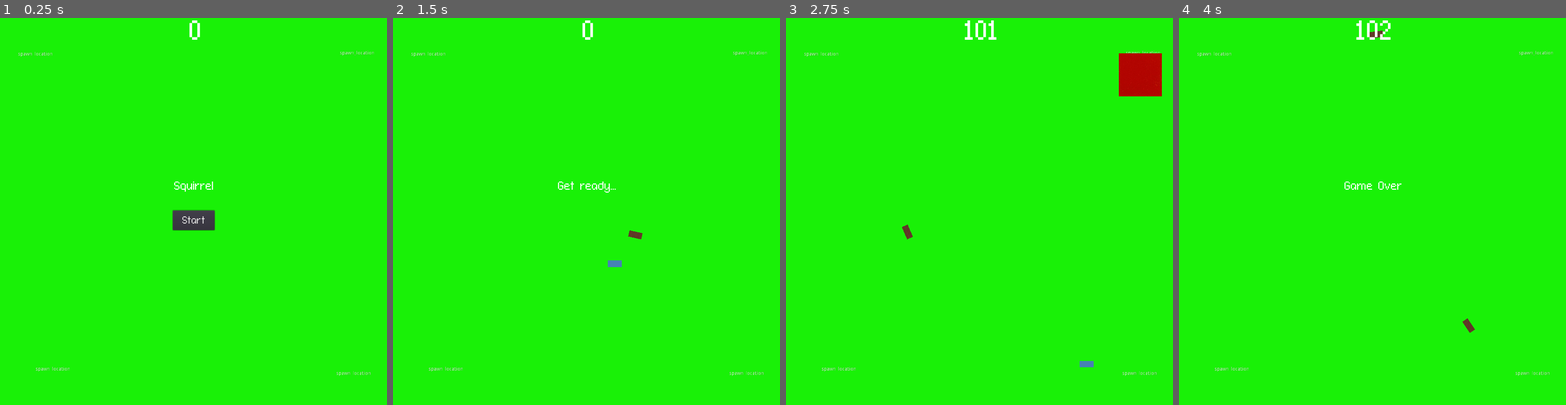
Above: before the commit, frames 1-4 (left to right).
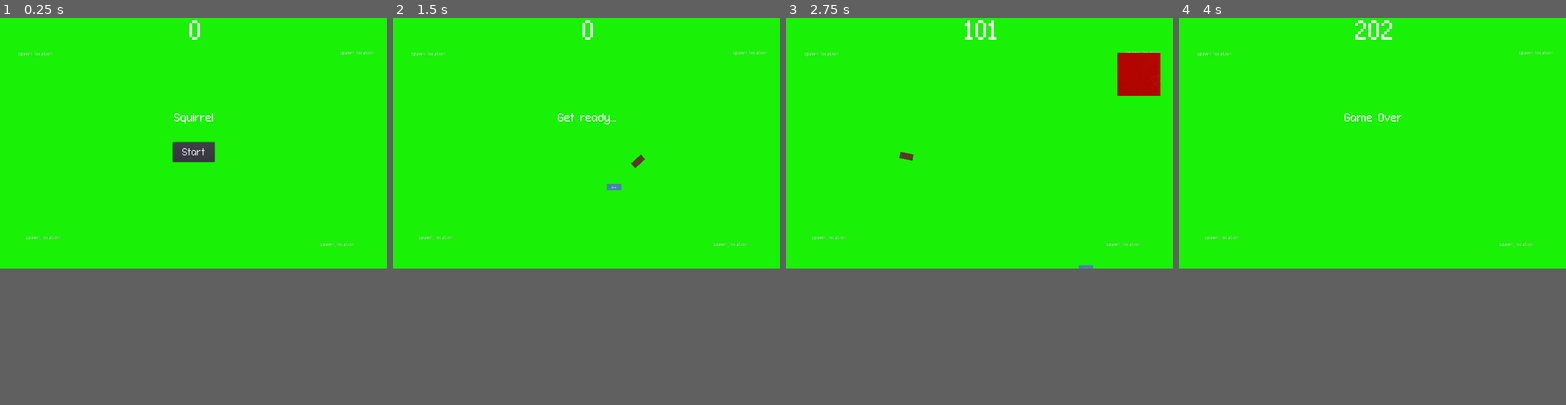
Above: after the commit, the same moments.

Repository: nygren23/2DGame_Squirrel
Game: Godot game, scene res://Main.tscn
Same seed, same stepped clock (60 frames per second), same inputs: the game is played once before the commit and once after it.
Inputs (mouse positions are in pixels of both pictures, inside the frame that each line leads up to):
- Up to frame 1 (0.25 s): no input
- Up to frame 2 (1.5 s): click "Start" at 0.5 s; tap Enter at 1.25 s; move the mouse to (671, 192) at 1.27 s; hold D (move_right) from 1.28 s (still down); click (671, 192) at 1.35 s
- Up to frame 3 (2.75 s): move the mouse to (902, 230) at 2.02 s; release D (move_right) at 2.03 s; hold S (move_down) from 2.03 s (still down); click (902, 230) at 2.1 s
- Up to frame 4 (4 s): move the mouse to (1411, 126) at 2.77 s; release S (move_down) at 2.78 s; hold D (move_right) 2.78-3.53 s; click (1411, 126) at 2.85 s; move the mouse to (1353, 288) at 3.52 s; hold W (move_up) from 3.53 s (still down); click (1353, 288) at 3.6 s
The window is 800x800 before the commit and 800x518 after it. Grey fills any space a smaller window leaves; there, only what the larger window draws over its background counts as a difference.

The runs differ from the first frame. In frame 1, 1.6% of the frame differs, in the area x 4-97%, y 9-93%; in frame 2, 0.7%; in frame 3, 0.5%; in frame 4, 0.7%.

Commit message:
Added comments to some of the code

Diff:
--- a/Bullet.gd
+++ b/Bullet.gd
@@ -1,25 +1,29 @@
+#Bullet script. The bullet can be fired by the player when they
+#click the screen. The bullet is shot where the mouse click
+# takes place
 extends Area2D
-# stop here
-var xdire = 0
-var ydire = 0
-var speed = 900
-var direction = Vector2.ZERO
-var shot = false
 
-func _ready():
-	look_at(get_global_mouse_position())
-
-func _process(delta):
+var xdire = 0 #this is x direction that the bullet goes in
+var ydire = 0 #this is y direction that the bullet goes in
+var speed = 900 #speed of the bullet
+var direction = Vector2.ZERO # direction of the bullt. set to 0 before the click
+var shot = false #tell whether the bullet has been shot.
 
 
+
+#This method makes the bullet go forward and sets it direction
+func _process(delta):
+	#this if statement sets the direction of the bullet.
+	#it is only set once
 	if (!shot):
-
+		look_at(get_global_mouse_position())
 		var target = get_viewport().get_mouse_position()
 		xdire = target.x-position.x
 		ydire = target.y-position.y
 
 	shot = true
 
+	#The rest of the method moves the bullet forward
 	direction.x += xdire
 	direction.y += ydire
 	if direction.length() > 1:
@@ -29,10 +33,7 @@
 
 
 
-
-
-
-
+# this destroys the bullet when it hits an enemy
 func _on_Bullet_area_entered(area):
 	print("enemy hit")
 	queue_free()
--- a/HUD.gd
+++ b/HUD.gd
@@ -1,3 +1,5 @@
+#This displays all the user interface.
+
 extends CanvasLayer
 
 signal start_game
--- a/Main.tscn
+++ b/Main.tscn
@@ -6,17 +6,12 @@
 [ext_resource path="res://HUD.tscn" type="PackedScene" id=4]
 [ext_resource path="res://Bullet.tscn" type="PackedScene" id=5]
 
-[sub_resource type="Curve2D" id=1]
-_data = {
-"points": PoolVector2Array( 0, 0, 0, 0, 0, 0, 0, 0, 0, 0, 480, 0, 0, 0, 0, 0, 480, 720, 0, 0, 0, 0, 0, 720, 0, 0, 0, 0, 0, 0, 0, 0, 0, 0, 240, 0 )
-}
-
 [node name="Main" type="Node"]
 script = ExtResource( 1 )
 mob_scene = ExtResource( 2 )
 bullet = ExtResource( 5 )
 
-[node name="ColorRect" type="ColorRect" parent="."]
+[node name="background" type="ColorRect" parent="."]
 anchor_right = 1.0
 anchor_bottom = 1.0
 color = Color( 0.0980392, 0.945098, 0.027451, 1 )
@@ -24,44 +19,35 @@
 [node name="endOfMatchTimer" type="Timer" parent="."]
 wait_time = 20.0
 
-[node name="MobPath" type="Path2D" parent="."]
-scale = Vector2( 2.25208, 1.50417 )
-curve = SubResource( 1 )
-
-[node name="MobSpawnLocation" type="PathFollow2D" parent="MobPath"]
-
 [node name="MobTimer" type="Timer" parent="."]
 wait_time = 0.5
-
-[node name="Player" parent="." instance=ExtResource( 3 )]
-position = Vector2( -40, 61 )
-scale = Vector2( 0.4, 0.1 )
-
-[node name="Bullet" parent="." instance=ExtResource( 5 )]
-position = Vector2( -144, 64 )
-
-[node name="HUD" parent="." instance=ExtResource( 4 )]
 
 [node name="ScoreTimer" type="Timer" parent="."]
 
 [node name="StartTimer" type="Timer" parent="."]
 one_shot = true
 
-[node name="StartPosition" type="Position2D" parent="."]
-position = Vector2( 539, 686 )
+[node name="Player" parent="." instance=ExtResource( 3 )]
+position = Vector2( -40, 61 )
+scale = Vector2( 0.4, 0.1 )
+
+[node name="HUD" parent="." instance=ExtResource( 4 )]
 
 [node name="Music" type="AudioStreamPlayer" parent="."]
 
 [node name="DeathSound" type="AudioStreamPlayer" parent="."]
 
+[node name="StartPosition" type="Position2D" parent="."]
+position = Vector2( 537, 472 )
+
 [node name="enemySpawnPoint0" type="Position2D" parent="."]
 position = Vector2( 1001, 96 )
 
 [node name="enemySpawnPoint1" type="Position2D" parent="."]
-position = Vector2( 157, 984 )
+position = Vector2( 129, 618 )
 
 [node name="enemySpawnPoint2" type="Position2D" parent="."]
-position = Vector2( 990, 990 )
+position = Vector2( 945, 631 )
 
 [node name="enemySpawnPoint3" type="Position2D" parent="."]
 position = Vector2( 91, 101 )
@@ -74,17 +60,17 @@
 text = "spawn_location"
 
 [node name="spawn_marker3" type="Label" parent="."]
-margin_left = 938.0
-margin_top = 985.0
-margin_right = 1035.0
-margin_bottom = 999.0
+margin_left = 893.0
+margin_top = 626.0
+margin_right = 990.0
+margin_bottom = 640.0
 text = "spawn_location"
 
 [node name="spawn_marker2" type="Label" parent="."]
-margin_left = 99.0
-margin_top = 973.0
-margin_right = 196.0
-margin_bottom = 987.0
+margin_left = 71.0
+margin_top = 607.0
+margin_right = 168.0
+margin_bottom = 621.0
 text = "spawn_location"
 
 [node name="spawn_marker1" type="Label" parent="."]
--- a/Player.tscn
+++ b/Player.tscn
@@ -1,6 +1,7 @@
-[gd_scene load_steps=5 format=2]
+[gd_scene load_steps=7 format=2]
 
 [ext_resource path="res://images/player.png" type="Texture" id=1]
+[ext_resource path="res://Godot-Fontpack-d244bf6170b399a6d4d26a0d906058ddf2dafdf1/fonts/connection/Connection.otf" type="DynamicFontData" id=2]
 [ext_resource path="res://Player.gd" type="Script" id=5]
 
 [sub_resource type="SpriteFrames" id=1]
@@ -20,6 +21,10 @@
 radius = 45.9548
 height = 88.0857
 
+[sub_resource type="DynamicFont" id=3]
+size = 37
+font_data = ExtResource( 2 )
+
 [node name="Player" type="Area2D"]
 position = Vector2( 242, 360 )
 script = ExtResource( 5 )
@@ -38,4 +43,13 @@
 [node name="Position2D" type="Position2D" parent="."]
 position = Vector2( 107, -7 )
 
+[node name="health" type="Label" parent="."]
+margin_left = 16.0
+margin_top = -22.0
+margin_right = 75.0
+margin_bottom = 16.0
+rect_rotation = 90.3855
+custom_fonts/font = SubResource( 3 )
+text = "100"
+
 [connection signal="body_entered" from="." to="." method="_on_Player_body_entered"]
--- a/bulletv2.gd
+++ b/bulletv2.gd
@@ -1,3 +1,5 @@
+#This is a second bullet script. It was a another attempt at
+#making a bullet but it did not work. This script is never used
 extends Area2D
 
 var xdire = 0
--- a/project.godot
+++ b/project.godot
@@ -20,7 +20,7 @@
 [display]
 
 window/size/width=1080
-window/size/height=1080
+window/size/height=700
 window/size/resizable=false
 window/stretch/mode="2d"
 window/stretch/aspect="keep"
Not shown: 2 places in Main.tscn that only renumber resources
